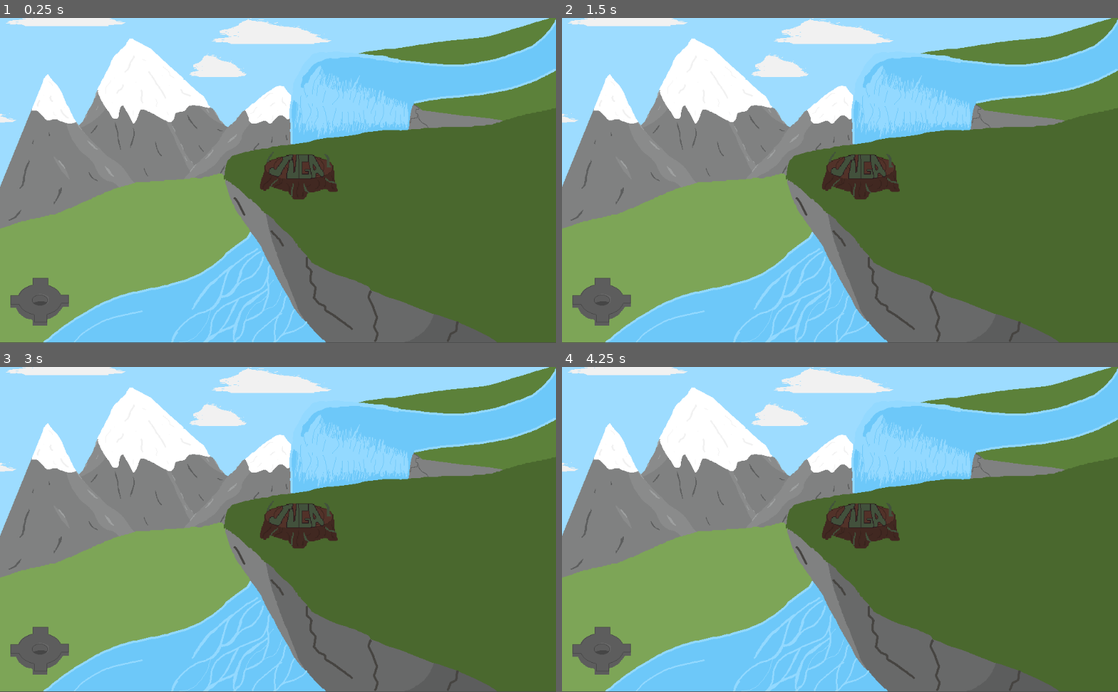
Above: before the commit, frames 1-4 (two rows, left to right).
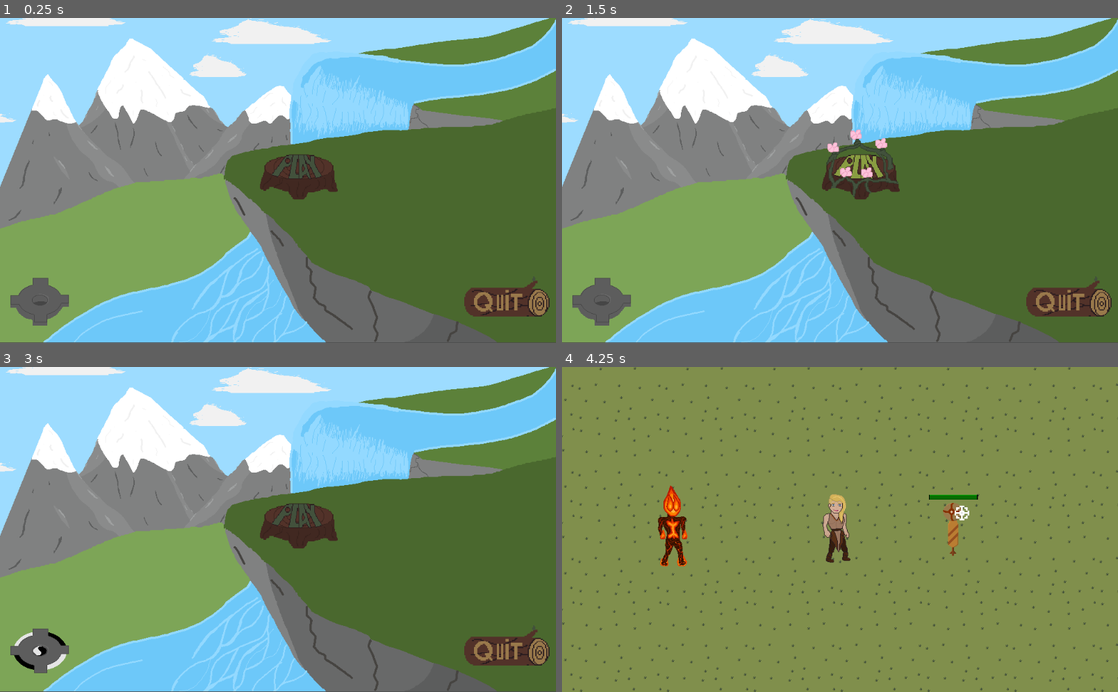
Above: after the commit, the same moments.

Repository: Guillman07/Videojoc-lg
Game: Godot game, scene res://Escenes/Menu.tscn
Same seed, same stepped clock (60 frames per second), same inputs: the game is played once before the commit and once after it.
Inputs (mouse positions are in pixels of both pictures, inside the frame that each line leads up to):
- Up to frame 1 (0.25 s): no input
- Up to frame 2 (1.5 s): click (862, 177) at 0.5 s; click (862, 177) at 1.25 s
- Up to frame 3 (3 s): click (300, 526) at 2 s; click (38, 649) at 2.75 s
- Up to frame 4 (4.25 s): tap Enter at 3.5 s; move the mouse to (962, 513) at 3.52 s; tap E (E) at 3.6 s; tap Q (Q) at 3.8 s

The runs differ from the first frame. In frame 1, 1.6% of the frame differs, in the area x 48-99%, y 41-92%; in frame 2, 2.2%; in frame 3, 1.9%; in frame 4, 87%, in the area x 0-100%, y 0-100%.
Error before the commit: Parse Error: The identifier "Global" isn't declared in the current scope. (res://Escenes/Menu.gd:33)

Commit message:
0.1.13
Menu principal
Falta: configuracio

Diff:
--- a/Videojoc LG/Escenes/Menu.gd
+++ b/Videojoc LG/Escenes/Menu.gd
@@ -30,24 +30,39 @@
 
 
 func _on_Play_pressed():
-	if Global.llengua == "English":
-		$Play/AnimatedSprite2.play("confirm")
-	if Global.llengua == "Catala":
-		$Play/AnimatedSprite2.play("confirm_cat")
+	#if Global.llengua == "English":
+	$Play/AnimatedSprite2.play("confirm")
+	#if Global.llengua == "Catala":
+		#$Play/AnimatedSprite2.play("confirm_cat")
 	$Play/TimerPlay.start()
 
 func _on_TimerPlay_timeout():
 	get_tree().change_scene("res://Escenes/World.tscn")
 
-
 func _on_Play_mouse_entered():
-	if Global.llengua == "English":
+	#if Global.llengua == "English":
 		$Play/AnimatedSprite2.play("select")
-	if Global.llengua == "Catala":
-		$Play/AnimatedSprite2.play("select_cat")
+	#if Global.llengua == "Catala":
+		#$Play/AnimatedSprite2.play("select_cat")
 
 func _on_Play_mouse_exited():
-	if Global.llengua == "English":
+	#if Global.llengua == "English":
 		$Play/AnimatedSprite2.play("idle")
-	if Global.llengua == "Catala":
-		$Play/AnimatedSprite2.play("idle_cat")
+	#if Global.llengua == "Catala":
+		#$Play/AnimatedSprite2.play("idle_cat")
+
+
+
+
+func _on_Quit_pressed():
+	$Quit/AnimatedSprite.play("confirm")
+	$Quit/TimerQuit.start()
+
+func _on_Quit_mouse_entered():
+	$Quit/AnimatedSprite.play("select")
+
+func _on_Quit_mouse_exited():
+	$Quit/AnimatedSprite.play("idle")
+
+func _on_TimerQuit_timeout():
+	get_tree().quit()
--- a/Videojoc LG/Escenes/Menu.tscn
+++ b/Videojoc LG/Escenes/Menu.tscn
@@ -15,6 +15,11 @@
 [ext_resource path="res://Imatges/Menu/Juga_boto4.png" type="Texture" id=13]
 [ext_resource path="res://Imatges/Menu/Juga_boto5.png" type="Texture" id=14]
 [ext_resource path="res://Imatges/Menu/Juga_boto3.png" type="Texture" id=15]
+[ext_resource path="res://Imatges/Menu/Quit_button3.png" type="Texture" id=16]
+[ext_resource path="res://Imatges/Menu/Quit_button4.png" type="Texture" id=17]
+[ext_resource path="res://Imatges/Menu/Quit_button1.png" type="Texture" id=18]
+[ext_resource path="res://Imatges/Menu/Quit_button2.png" type="Texture" id=19]
+[ext_resource path="res://Imatges/Menu/Quit_button5.png" type="Texture" id=20]
 
 [sub_resource type="SpriteFrames" id=1]
 animations = [ {
@@ -46,11 +51,6 @@
 "name": "select",
 "speed": 7.0
 }, {
-"frames": [ ExtResource( 12 ), ExtResource( 15 ), ExtResource( 13 ) ],
-"loop": true,
-"name": "select_cat",
-"speed": 5.0
-}, {
 "frames": [ ExtResource( 10 ) ],
 "loop": true,
 "name": "confirm",
@@ -61,9 +61,32 @@
 "name": "idle_cat",
 "speed": 5.0
 }, {
+"frames": [ ExtResource( 12 ), ExtResource( 15 ), ExtResource( 13 ) ],
+"loop": true,
+"name": "select_cat",
+"speed": 5.0
+}, {
 "frames": [ ExtResource( 14 ) ],
 "loop": true,
 "name": "confirm_cat",
+"speed": 5.0
+} ]
+
+[sub_resource type="SpriteFrames" id=3]
+animations = [ {
+"frames": [ ExtResource( 19 ) ],
+"loop": true,
+"name": "idle",
+"speed": 5.0
+}, {
+"frames": [ ExtResource( 18 ) ],
+"loop": true,
+"name": "select",
+"speed": 5.0
+}, {
+"frames": [ ExtResource( 16 ), ExtResource( 17 ), ExtResource( 20 ) ],
+"loop": true,
+"name": "confirm",
 "speed": 5.0
 } ]
 
@@ -126,9 +149,26 @@
 [node name="AnimatedSprite2" type="AnimatedSprite" parent="Play"]
 position = Vector2( 48, 46 )
 frames = SubResource( 2 )
-animation = "select_cat"
+animation = "idle"
 
 [node name="TimerPlay" type="Timer" parent="Play"]
+
+[node name="Quit" type="TextureButton" parent="."]
+margin_left = 853.0
+margin_top = 496.0
+margin_right = 893.0
+margin_bottom = 536.0
+rect_scale = Vector2( 4, 1.4 )
+
+[node name="TimerQuit" type="Timer" parent="Quit"]
+wait_time = 0.7
+
+[node name="AnimatedSprite" type="AnimatedSprite" parent="Quit"]
+position = Vector2( 19.0946, 31.3821 )
+scale = Vector2( 0.50249, 1.36444 )
+frames = SubResource( 3 )
+animation = "idle"
+playing = true
 
 [connection signal="mouse_entered" from="Configuracio" to="." method="_on_TextureButton_mouse_entered"]
 [connection signal="mouse_exited" from="Configuracio" to="." method="_on_Configuracio_mouse_exited"]
@@ -138,3 +178,7 @@
 [connection signal="mouse_exited" from="Play" to="." method="_on_Play_mouse_exited"]
 [connection signal="pressed" from="Play" to="." method="_on_Play_pressed"]
 [connection signal="timeout" from="Play/TimerPlay" to="." method="_on_TimerPlay_timeout"]
+[connection signal="mouse_entered" from="Quit" to="." method="_on_Quit_mouse_entered"]
+[connection signal="mouse_exited" from="Quit" to="." method="_on_Quit_mouse_exited"]
+[connection signal="pressed" from="Quit" to="." method="_on_Quit_pressed"]
+[connection signal="timeout" from="Quit/TimerQuit" to="." method="_on_TimerQuit_timeout"]
Not shown: 1 places in Videojoc LG/Escenes/Menu.tscn that only renumber resources
Binary file added: Videojoc LG/Imatges/Menu/Quit_button1.png
Not shown, added: Videojoc LG/Imatges/Menu/Quit_button1.png.import
Binary file added: Videojoc LG/Imatges/Menu/Quit_button2.png
Not shown, added: Videojoc LG/Imatges/Menu/Quit_button2.png.import
Binary file added: Videojoc LG/Imatges/Menu/Quit_button3.png
Not shown, added: Videojoc LG/Imatges/Menu/Quit_button3.png.import
Binary file added: Videojoc LG/Imatges/Menu/Quit_button4.png
Not shown, added: Videojoc LG/Imatges/Menu/Quit_button4.png.import
Binary file added: Videojoc LG/Imatges/Menu/Quit_button5.png
Not shown, added: Videojoc LG/Imatges/Menu/Quit_button5.png.import
